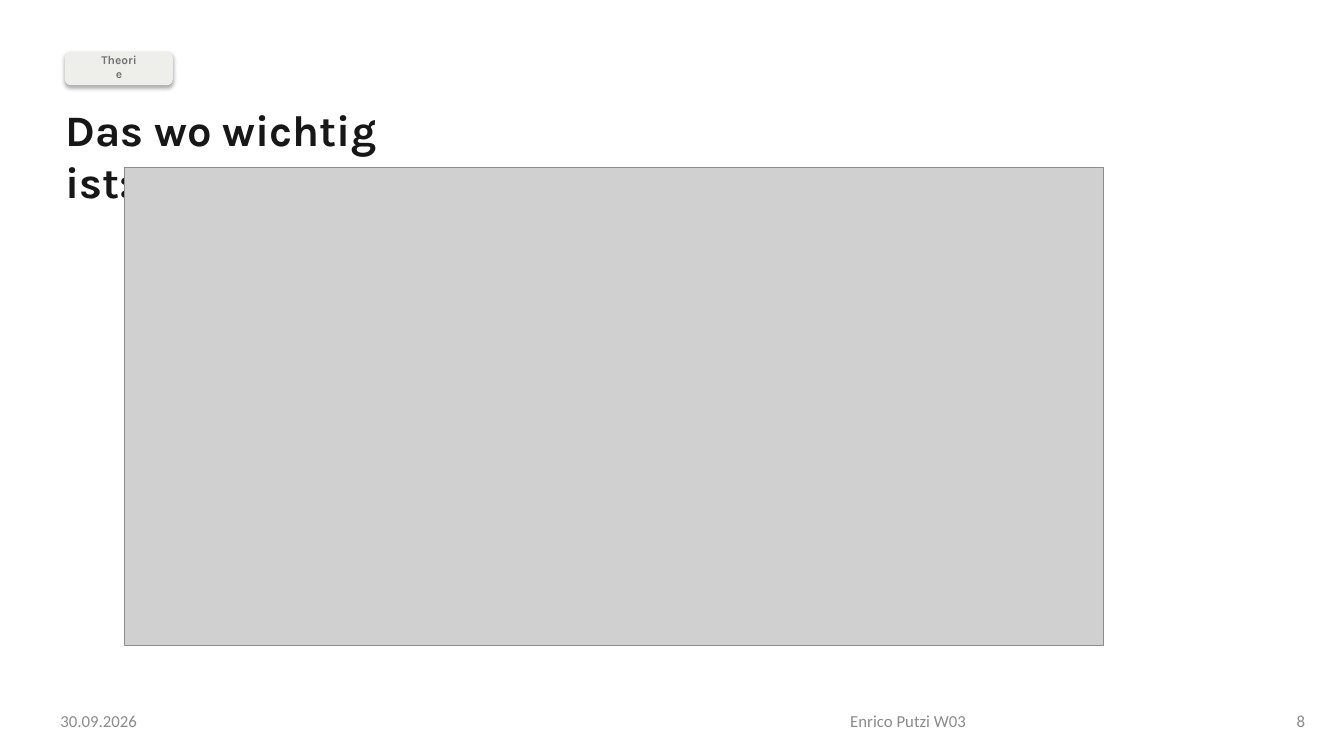
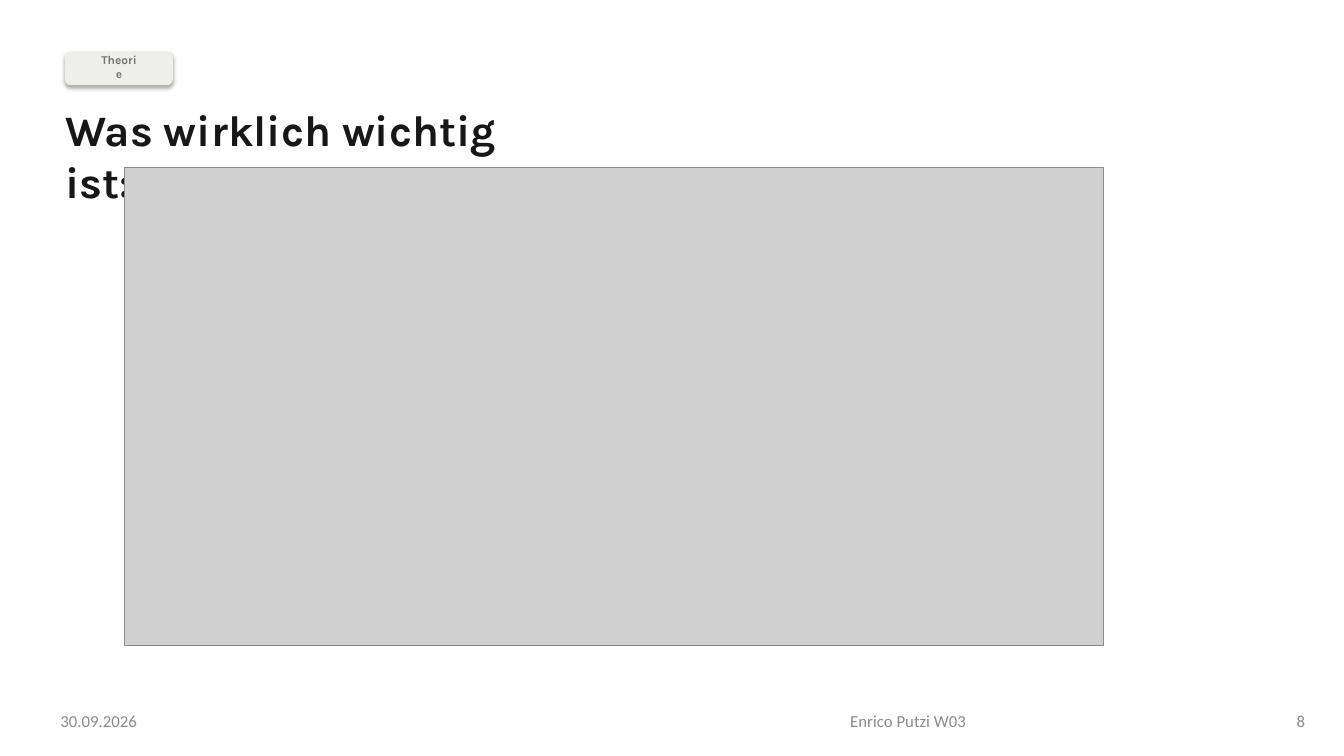
Before and after one commit to eputzi/eputzi.github.io, a slide deck: slide 8 of courses/nus1/files/slides/W03.pptx. Drawn at 1344x756 pixels with LibreOffice and Linux fonts; fonts in the diff are those of the drawing; grey boxes stand for pictures. Boxes give left, top, right and bottom in pixels: in the first picture for what was removed or moved away, otherwise in the second. Text is boxed around its words. In the diff, an @@ line names an element or a change of style, - is before the commit and + after.

```diff
--- a/courses/nus1/files/slides/W03.pptx
+++ b/courses/nus1/files/slides/W03.pptx
@@ text at (65,115,496,210): text changed @@
-Das wo wichtig ist:
+Was wirklich wichtig ist:
```
Also in this commit, not shown: 5 other slides changed, 2 other files.
